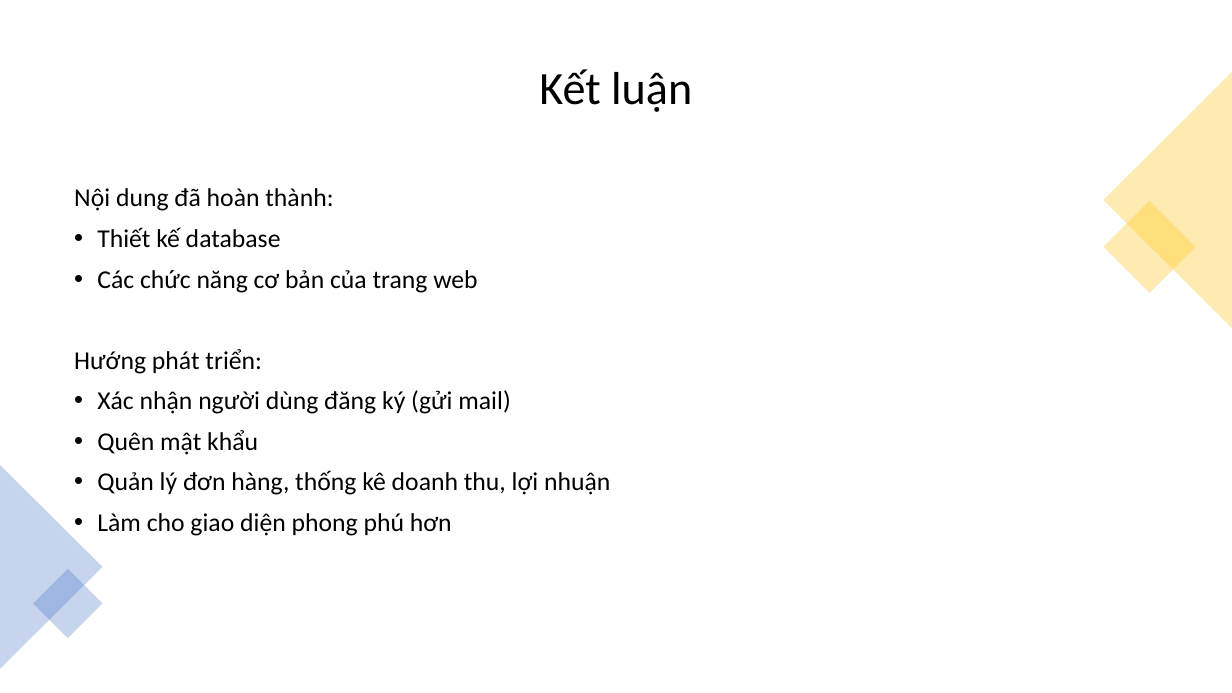
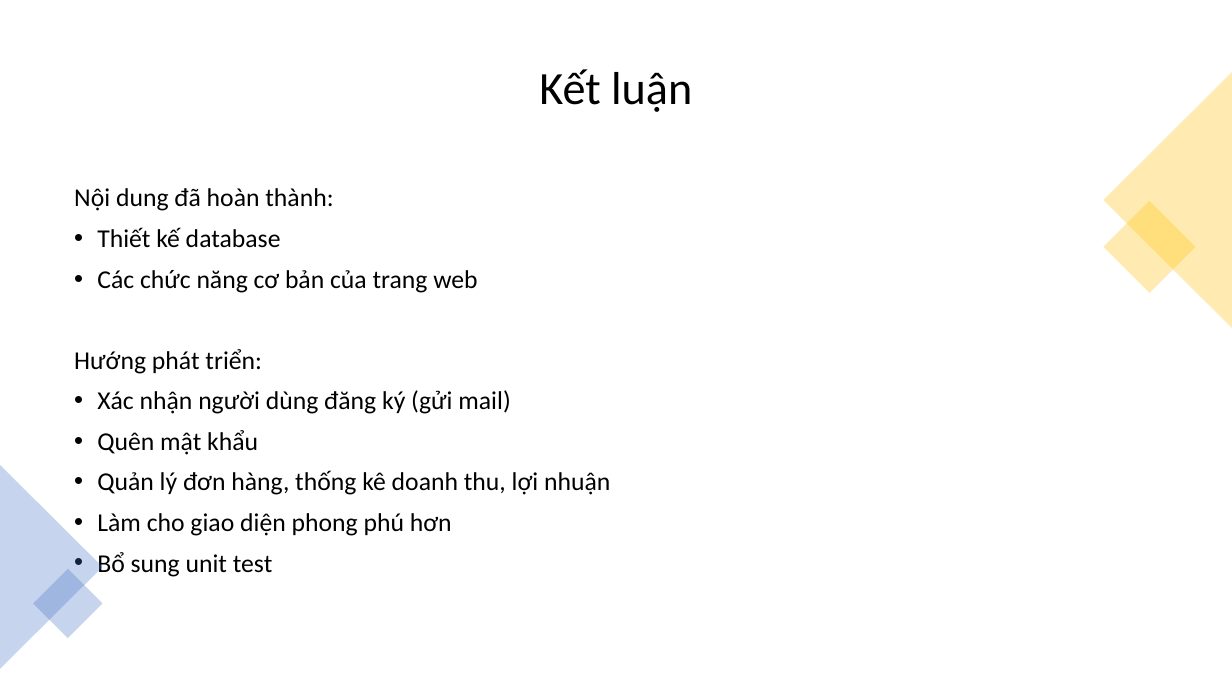
Before and after one commit to theduonghn/Techmaster-Java-Project, a slide deck: slide 14 of presentation.pptx. Drawn at 1232x693 pixels with LibreOffice and Linux fonts; fonts in the diff are those of the drawing. Boxes give left, top, right and bottom in pixels: in the first picture for what was removed or moved away, otherwise in the second. Text is boxed around its words. In the diff, an @@ line names an element or a change of style, - is before the commit and + after.

```diff
--- a/presentation.pptx
+++ b/presentation.pptx
@@ text at [97,552,273,577]: paragraph added @@
+• Bổ sung unit test
```
